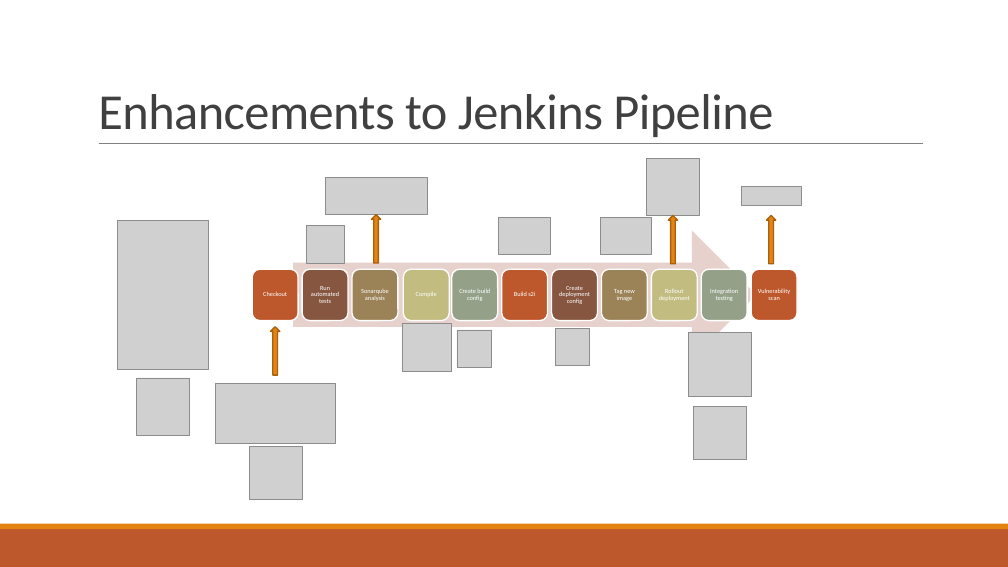
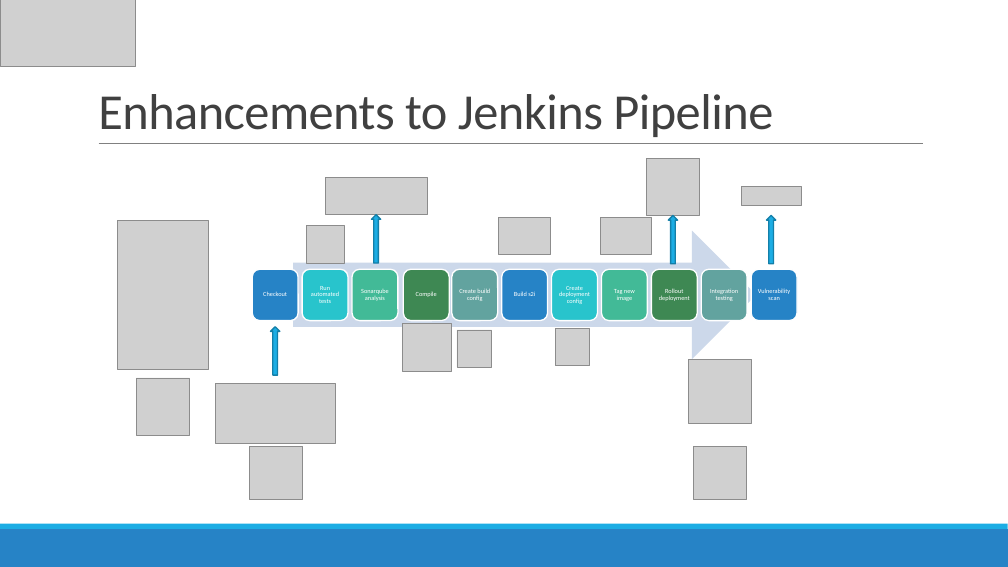
Before and after one commit to Estafet-LTD/DevOpsDemo, a slide deck: slide 18 of SIAB-DevOps.pptx (slide 17 before the commit). Drawn at 1008x567 pixels with LibreOffice and Linux fonts; fonts in the diff are those of the drawing; grey boxes stand for pictures. Boxes give left, top, right and bottom in pixels: in the first picture for what was removed or moved away, otherwise in the second. Text is boxed around its words. In the diff, an @@ line names an element or a change of style, - is before the commit and + after.

Commit message:
updated pptx

```diff
--- a/SIAB-DevOps.pptx
+++ b/SIAB-DevOps.pptx
@@ picture added at (0,0,136,67) @@
@@ right arrow at (293,231,757,359): fill #E8D1CD to #CDD9EA @@
@@ fill #E48312 to #1CADE4; outline #A9610D 1.25 pt to #1580A9 1.25 pt in 4 elements at (271,327,280,375), (371,215,380,263), (668,216,678,264), (767,216,776,264) @@
@@ rounded rectangle at (302,269,349,321): fill #865640 to #28C4CC @@
@@ rounded rectangle at (352,269,399,321): fill #9B8357 to #42BA97 @@
@@ rounded rectangle at (403,269,449,321): fill #C2BC80 to #3E8853 @@
@@ rounded rectangle at (452,269,498,321): fill #94A088 to #62A39F @@
@@ rounded rectangle at (552,269,598,321): fill #865640 to #28C4CC @@
@@ rounded rectangle at (602,269,648,321): fill #9B8357 to #42BA97 @@
@@ rounded rectangle at (652,269,698,321): fill #C2BC80 to #3E8853 @@
@@ rounded rectangle at (702,269,748,321): fill #94A088 to #62A39F @@
@@ fill #BD582C to #2683C6 in 4 elements at (0,529,1008,567), (253,269,299,321), (502,269,548,321), (752,269,798,321) @@
@@ picture: place and size @@
-picture at (688,333,752,397)
+picture at (688,359,752,423)
@@ picture: place and size @@
-picture at (693,407,746,460)
+picture at (693,446,746,499)
@@ rectangle at (0,524,1008,529): fill #E48312 to #1CADE4 @@
```
Also in this commit, not shown: 16 other slides changed, 1 slide added.
